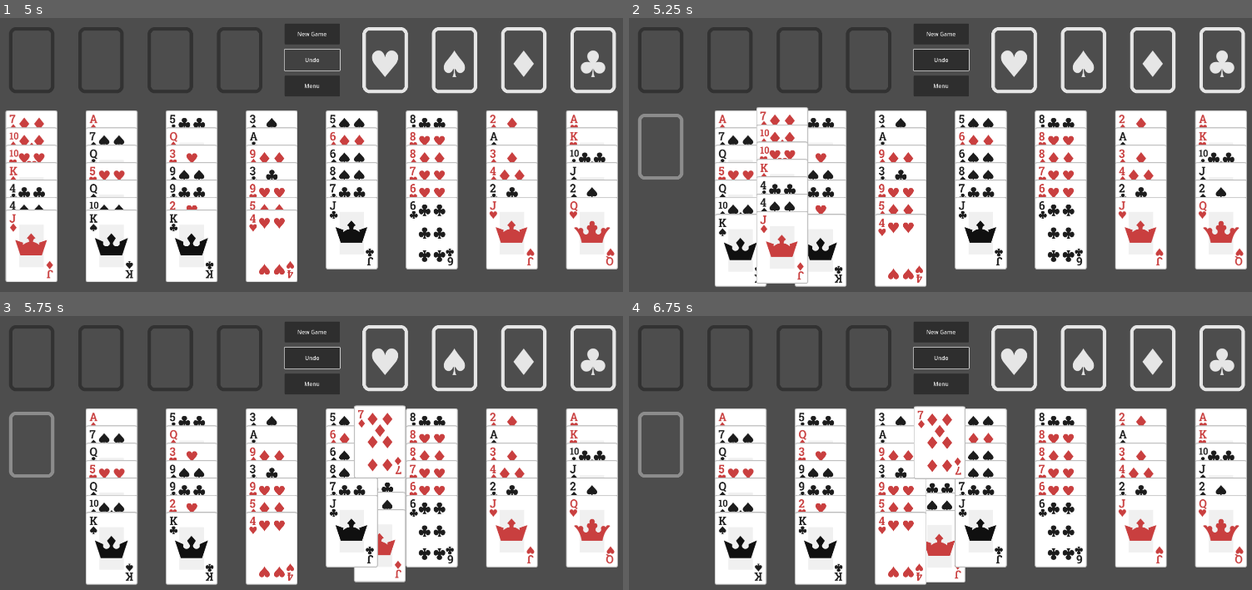
Above: before the commit, frames 1-4 (two rows, left to right).
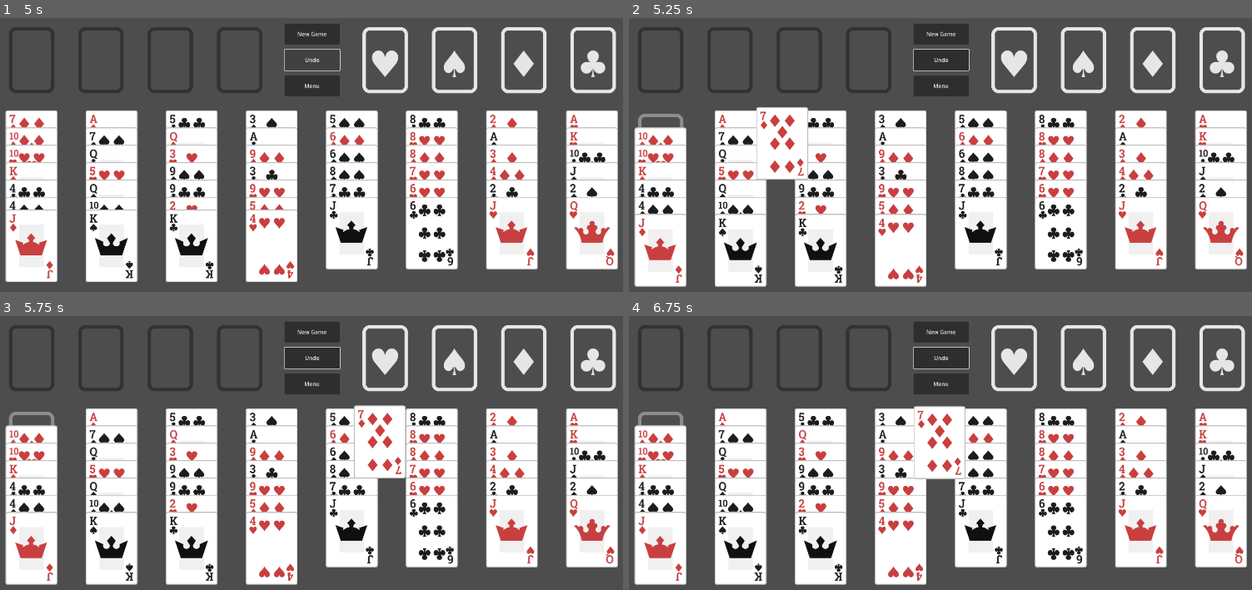
Above: after the commit, the same moments.

Repository: emabrey/card-framework
Game: Godot game, scene res://freecell/scenes/main_game/freecell_game.tscn
Same seed, same stepped clock (60 frames per second), same inputs: the game is played once before the commit and once after it. The project has no main scene, so this scene is started directly.
Inputs (mouse positions are in pixels of both pictures, inside the frame that each line leads up to):
- Up to frame 1 (5 s): click "New Game" at 0.5 s; click "New Game" at 1.25 s; click "Undo" at 2 s; click "Undo" at 2.75 s; click "New Game" at 3.5 s; click "Undo" at 4.25 s
- Up to frame 2 (5.25 s): drag from (635, 111) to (996, 111) at 5.02 s
- Up to frame 3 (5.75 s): no input
- Up to frame 4 (6.75 s): drag from (984, 422) to (896, 565) at 5.77 s; move the mouse to (928, 439) at 6.52 s; click (928, 439) at 6.67 s

Frame 1 is identical in both runs. In frame 2, 7.8% of the frame differs, in the area x 0-29%, y 38-99%; in frame 3, 6.8%; in frame 4, 6.7%.

Commit message:
fix: fix bug to check moving condition. floating error

Diff:
--- a/card_framework/card.gd
+++ b/card_framework/card.gd
@@ -67,7 +67,8 @@
 
 	if is_moving_to_destination:
 		global_position = global_position.move_toward(destination, return_speed * delta)
-		if global_position == destination:
+		if global_position.distance_to(destination) < 0.001:
+			global_position = destination
 			is_moving_to_destination = false
 			end_hovering(false)
 			z_index = stored_z_index
--- a/card_framework/hand.tscn
+++ b/card_framework/hand.tscn
@@ -18,17 +18,5 @@
 anchors_preset = 0
 mouse_filter = 1
 script = ExtResource("1_hrxjc")
-hand_area = null
-max_hand_size = null
-max_hand_spread = null
-card_face_up = null
-card_hover_distance = null
 hand_rotation_curve = SubResource("Curve_lsli3")
 hand_vertical_curve = SubResource("Curve_8dbo5")
-enable_drop_zone = null
-sensor_size = null
-sensor_position = null
-sensor_visibility = null
-placement_size = null
-placement_position = null
-placement_visibility = null
--- a/card_framework/pile.tscn
+++ b/card_framework/pile.tscn
@@ -7,17 +7,3 @@
 anchors_preset = 0
 mouse_filter = 1
 script = ExtResource("1_34nb1")
-stack_display_gap = null
-max_stack_display = null
-card_face_up = null
-layout = null
-allow_card_movement = null
-restrict_to_top_card = null
-align_drop_zone_with_top_card = null
-enable_drop_zone = null
-sensor_size = null
-sensor_position = null
-sensor_visibility = null
-placement_size = null
-placement_position = null
-placement_visibility = null
--- a/freecell/scenes/card_container/freecell.gd
+++ b/freecell/scenes/card_container/freecell.gd
@@ -6,7 +6,10 @@
 	if playing_card == null:
 		return false
 
-	if _held_cards.size() >= 1:
+	if !is_empty():
 		return false
 
 	return true
+
+func is_empty() -> bool:
+	return _held_cards.is_empty()
--- a/freecell/scenes/card_container/tableau.gd
+++ b/freecell/scenes/card_container/tableau.gd
@@ -68,15 +68,34 @@
 
 	return offset
 
+
+func is_empty() -> bool:
+	return _held_cards.is_empty()
+
+
 # XXX: Test Code
 func _on_card_clicked(card: Card):
+	var current_card = null
+	var holding_card_list = []
 	if has_card(card):
-		for i in _held_cards.size():
+		for i in range(_held_cards.size() - 1, -1, -1):
 			var target_card = _held_cards[i]
-			if target_card != card:
+			if current_card == null:
+				current_card = target_card
+				holding_card_list.append(current_card)
+			elif current_card.is_next_number(target_card) and current_card.is_different_color(target_card):
+				current_card = target_card
+				holding_card_list.append(current_card)
+				if current_card == card:
+					break
+			else:
+				holding_card_list.clear()
+				break
+
+	for target_card in holding_card_list:
+		if target_card != card:
 				target_card.start_hovering()
 				target_card.set_holding()
-
 
 
 # XXX: Test Code
--- a/freecell/scenes/main_game/freecell_game.gd
+++ b/freecell/scenes/main_game/freecell_game.gd
@@ -57,3 +57,28 @@
 
 	for tableau in tableaus:
 		tableau.is_initializing = false
+
+
+func _count_remaining_freecell() -> int:
+	var count = 0
+	for freecell in freecells:
+		if freecell.is_empty():
+			count += 1
+	return count
+
+
+func _count_remaining_tableaus() -> int:
+	var count = 0
+	for tableau in tableaus:
+		if tableau.is_empty():
+			count += 1
+	return count
+
+
+func _maximum_number_of_super_move(tableau: Tableau) -> int:
+	var empty_freecells = _count_remaining_freecell()
+	var empty_tableaus = _count_remaining_tableaus()
+	var result = 2 ^ empty_tableaus * (empty_freecells + 1)
+	if tableau.is_empty():
+		result = result / 2
+	return result
--- a/freecell/scenes/main_game/game_manager.gd
+++ /dev/null
@@ -1,6 +0,0 @@
-class_name GameManager
-extends Node
-
-var game_seed: int
-var score: int
-var move_list: Array
